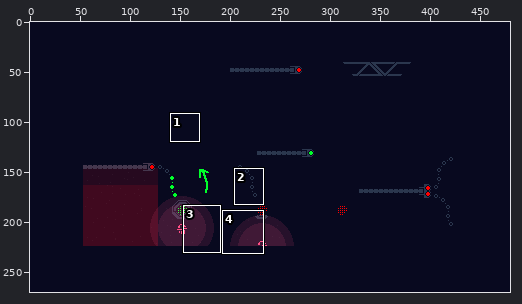
Pixel-art file, stored at Aseprite/Concept/260428_ChainDoorConcept.aseprite. Above: a wide view before the commit, with the close-up outlined.
Close-up. Old version:
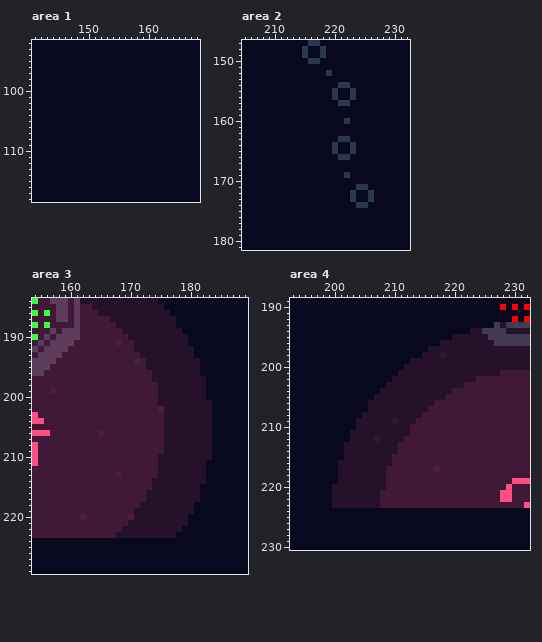
480x270 pixels, 1 frame. Colours within 5 levels of each other are drawn and written as one. Shown: area 1: x 141..168, y 92..118; area 2: x 205..232, y 147..181; area 3: x 154..189, y 184..229; area 4: x 193..232, y 189..230.
And afterwards:
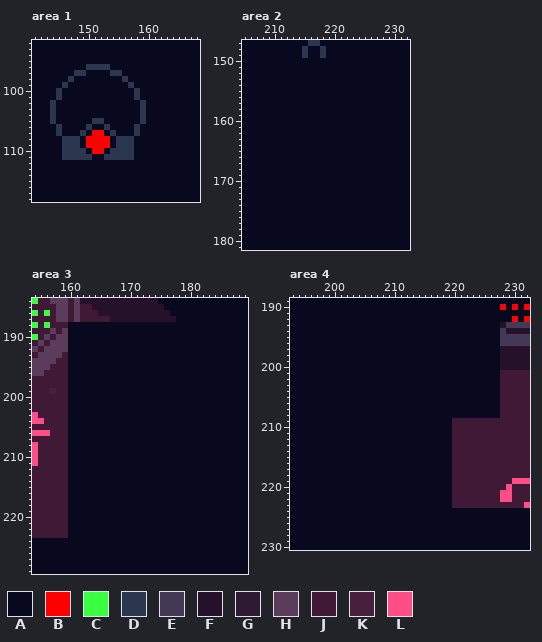
Palette (. is transparent): A #08091f  B #ff0000  C #3aff40  D #2b374e  E #453a55  F #26112b  G #2f1a33  H #5b3c5b  J #401936  K #48203d  L #ff4e85
Changes in this commit:
layer "Layer 15" added
Changed rows in their new state; - is an unchanged pixel.
Area 1, layer "Layer 15":
first column x 144:
 96 ------DDDD------
 97 ----DD----DD----
 98 ---D--------D---
 99 --D----------D--
100 -D------------D-
101 -D------------D-
102 D--------------D
103 D--------------D
104 D--------------D
105 D------DD------D
106 -D----D--D----D-
107 -D---D-BB-D---D-
108 --DDD-BBBB-DDD--
109 --DDD-BBBB-DDD--
110 --DDDD-BB-DDDD--
111 --DDDDD--DDDDD--
Area 2, layer "Layer 6":
first column x 216:
150 AA---------
152 ---A-------
154 -----AA----
155 ----A--A---
156 ----A--A---
157 -----AA----
160 ------A----
163 -----AA----
164 ----A--A---
165 ----A--A---
166 -----AA----
169 ------A----
171 --------AA-
172 -------A--A
173 -------A--A
174 --------AA-
Area 3, layer "Layer 6":
first column x 160:
188 AAAAAAAAAAAAAAAAAA------
189 AAAAAAAAAAAAAAAAAAA-----
190 AAAAAAAAAAAAAAAAAAAA----
191 AAAAAAAAAAAAAAAAAAAA----
192 AAAAAAAAAAAAAAAAAAAAA---
193 AAAAAAAAAAAAAAAAAAAAA---
194 AAAAAAAAAAAAAAAAAAAAAA--
195 AAAAAAAAAAAAAAAAAAAAAA--
196 AAAAAAAAAAAAAAAAAAAAAA--
197 AAAAAAAAAAAAAAAAAAAAAAA-
198 AAAAAAAAAAAAAAAAAAAAAAA-
199 AAAAAAAAAAAAAAAAAAAAAAA-
200 AAAAAAAAAAAAAAAAAAAAAAA-
201 AAAAAAAAAAAAAAAAAAAAAAAA
202 AAAAAAAAAAAAAAAAAAAAAAAA
203 AAAAAAAAAAAAAAAAAAAAAAAA
204 AAAAAAAAAAAAAAAAAAAAAAAA
205 AAAAAAAAAAAAAAAAAAAAAAAA
206 AAAAAAAAAAAAAAAAAAAAAAAA
207 AAAAAAAAAAAAAAAAAAAAAAAA
208 AAAAAAAAAAAAAAAAAAAAAAAA
209 AAAAAAAAAAAAAAAAAAAAAAAA
210 AAAAAAAAAAAAAAAAAAAAAAAA
211 AAAAAAAAAAAAAAAAAAAAAAA-
212 AAAAAAAAAAAAAAAAAAAAAAA-
213 AAAAAAAAAAAAAAAAAAAAAAA-
214 AAAAAAAAAAAAAAAAAAAAAAA-
215 AAAAAAAAAAAAAAAAAAAAAA--
216 AAAAAAAAAAAAAAAAAAAAAA--
217 AAAAAAAAAAAAAAAAAAAAAA--
218 AAAAAAAAAAAAAAAAAAAAA---
219 AAAAAAAAAAAAAAAAAAAAA---
220 AAAAAAAAAAAAAAAAAAAA----
221 AAAAAAAAAAAAAAAAAAAA----
222 AAAAAAAAAAAAAAAAAAA-----
223 AAAAAAAAAAAAAAAAAA------
Area 4, layer "Layer 6":
first column x 200:
193 ---------------------------A
194 -----------------------AAAAA
195 --------------------AAAAAAAA
196 ------------------AAAAAAAAAA
197 ----------------AAAAAAAAAAAA
198 ---------------AAAAAAAAAAAAA
199 -------------AAAAAAAAAAAAAAA
200 ------------AAAAAAAAAAAAAAAA
201 -----------AAAAAAAAAAAAAAAAA
202 ----------AAAAAAAAAAAAAAAAAA
203 ---------AAAAAAAAAAAAAAAAAAA
204 --------AAAAAAAAAAAAAAAAAAAA
205 -------AAAAAAAAAAAAAAAAAAAAA
206 ------AAAAAAAAAAAAAAAAAAAAAA
207 ------AAAAAAAAAAAAAAAAAAAAAA
208 -----AAAAAAAAAAAAAAAAAAAAAAA
209 ----AAAAAAAAAAAAAAAA--------
210 ----AAAAAAAAAAAAAAAA--------
211 ---AAAAAAAAAAAAAAAAA--------
212 ---AAAAAAAAAAAAAAAAA--------
213 --AAAAAAAAAAAAAAAAAA--------
214 --AAAAAAAAAAAAAAAAAA--------
215 --AAAAAAAAAAAAAAAAAA--------
216 -AAAAAAAAAAAAAAAAAAA--------
217 -AAAAAAAAAAAAAAAAAAA--------
218 -AAAAAAAAAAAAAAAAAAA--------
219 -AAAAAAAAAAAAAAAAAAA--------
220 AAAAAAAAAAAAAAAAAAAA--------
221 AAAAAAAAAAAAAAAAAAAA--------
222 AAAAAAAAAAAAAAAAAAAA--------
223 AAAAAAAAAAAAAAAAAAAA--------
